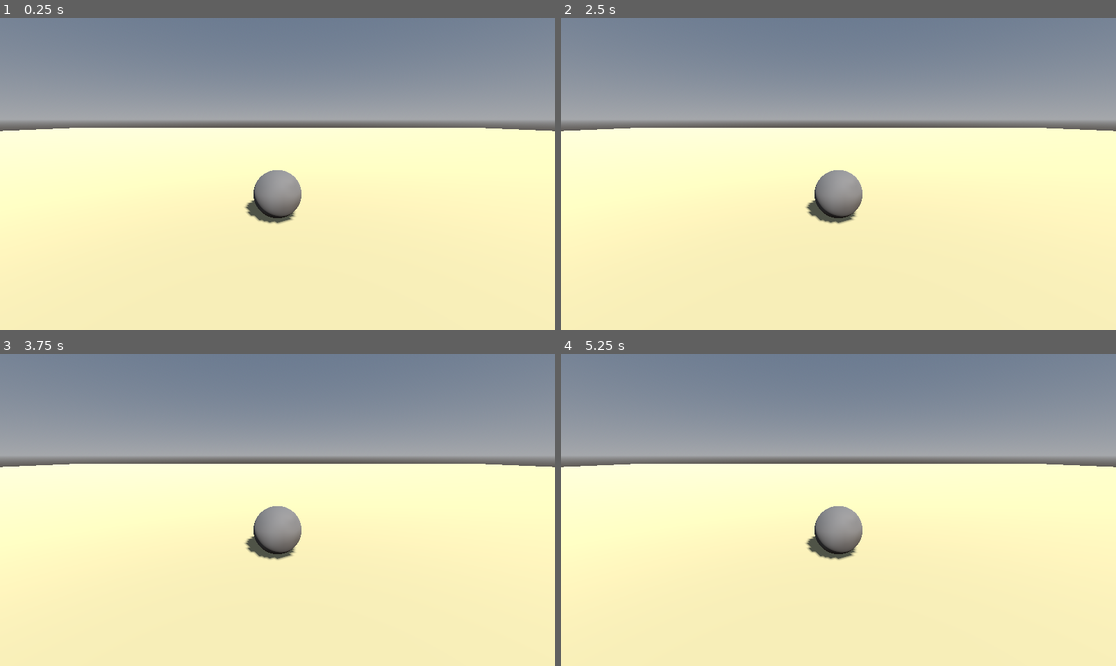
Above: before the commit, frames 1-4 (two rows, left to right).
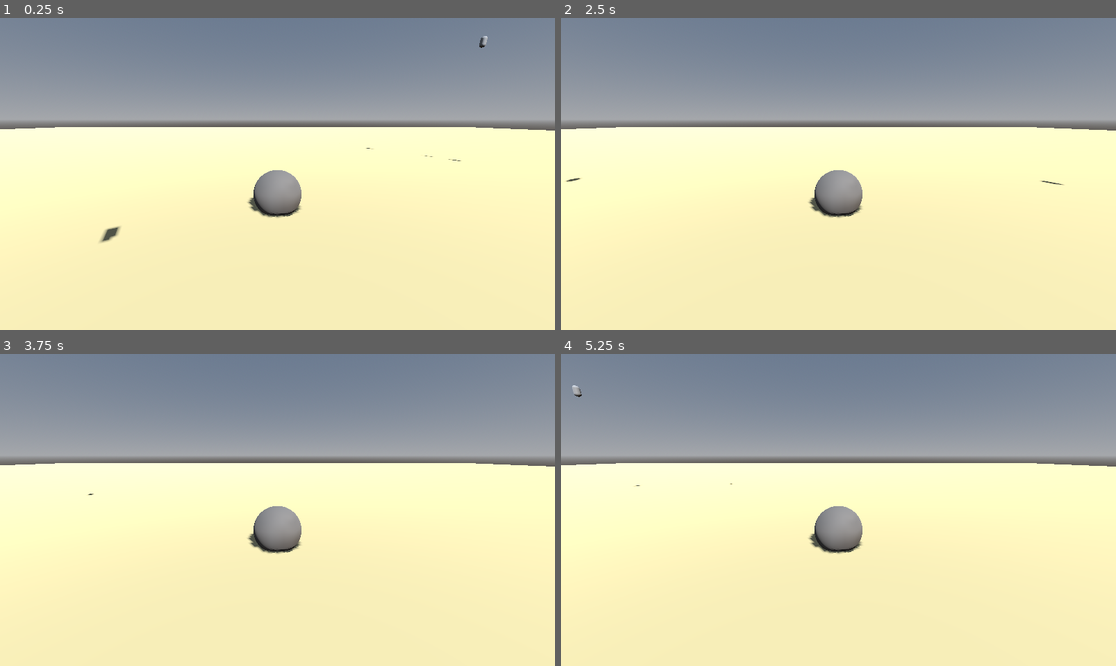
Above: after the commit, the same moments.

Repository: olszewskv/rock-on-beach
Game: Godot game, scene res://world.tscn
Two runs of this game, one before a commit and one after it. Both use one fixed random seed, a clock stepped at 60 frames per second and the inputs below.
Inputs:
- Up to frame 1 (0.25 s): no input
- Up to frame 2 (2.5 s): tap Enter at 2 s
- Up to frame 3 (3.75 s): no input
- Up to frame 4 (5.25 s): tap Space at 4.25 s

The runs differ from the first frame. In frame 1, 0.7% of the frame differs, in the area x 0-100%, y 5-73%; in frame 2, 0.6%; in frame 3, 0.5%; in frame 4, 0.6%.

Commit message:
Birds Flying Over the Beach

Diff:
--- /dev/null
+++ b/new-game-project/bird.gd
@@ -0,0 +1,21 @@
+extends Node3D
+
+# flight parameters
+@export var radius: float = 8.0
+@export var height: float = 5.0
+@export var speed: float = 0.5
+
+@export var angle: float = 0.0
+
+# Called when the node enters the scene tree for the first time.
+func _ready() -> void:
+	angle = randf() * TAU
+	# Tau = 2*PI = full circle
+
+
+# Called every frame. 'delta' is the elapsed time since the previous frame.
+func _process(delta):
+	angle += speed * delta
+	position.x = cos(angle) * radius
+	position.z = sin(angle) * radius
+	position.y = height
--- /dev/null
+++ b/new-game-project/bird.tscn
@@ -0,0 +1,13 @@
+[gd_scene format=3 uid="uid://dxjh4c8f6sey7"]
+
+[ext_resource type="Script" uid="uid://c5ktrp0ufig2h" path="res://bird.gd" id="1_g5k2s"]
+
+[sub_resource type="CapsuleMesh" id="CapsuleMesh_fj7yv"]
+radius = 0.1
+height = 0.4
+
+[node name="Bird" type="Node3D" unique_id=1599634939]
+script = ExtResource("1_g5k2s")
+
+[node name="MeshInstance3D" type="MeshInstance3D" parent="." unique_id=1012657224]
+mesh = SubResource("CapsuleMesh_fj7yv")
--- /dev/null
+++ b/new-game-project/world.gd
@@ -0,0 +1,16 @@
+extends Node3D
+
+@export var bird_count: int = 6
+
+var bird_scene = preload("res://bird.tscn")
+
+# Called when the node enters the scene tree for the first time.
+func _ready() -> void:
+	for i in bird_count:
+		var bird = bird_scene.instantiate()
+
+		bird.radius = randf_range(6.0, 12.0)
+		bird.height = randf_range(4.0, 8.0)
+		bird.speed = randf_range(0.3, 0.7)
+
+		add_child(bird)
--- a/new-game-project/world.tscn
+++ b/new-game-project/world.tscn
@@ -1,4 +1,6 @@
 [gd_scene format=3 uid="uid://ckavqb25bdaul"]
+
+[ext_resource type="Script" uid="uid://c5nekpnap6axu" path="res://world.gd" id="1_fj7yv"]
 
 [sub_resource type="ProceduralSkyMaterial" id="ProceduralSkyMaterial_gv5m4"]
 
@@ -26,6 +28,7 @@
 roughness = 0.8
 
 [node name="World" type="Node3D" unique_id=839943923]
+script = ExtResource("1_fj7yv")
 
 [node name="DirectionalLight3D" type="DirectionalLight3D" parent="." unique_id=886689225]
 transform = Transform3D(0.8660254, -0.35355338, 0.35355338, 0, 0.70710677, 0.70710677, -0.5, -0.6123724, 0.6123724, 0, 0, 0)
@@ -35,6 +38,7 @@
 environment = SubResource("Environment_fj7yv")
 
 [node name="Terrain" type="MeshInstance3D" parent="." unique_id=1679490079]
+transform = Transform3D(0.9999999, 0.00036451785, -0.0003435031, -0.0003643998, 0.9999999, 0.00037941991, 0.00034362837, -0.00037930647, 0.9999999, -2.4370599, 0.19876003, 0.7986841)
 mesh = SubResource("PlaneMesh_tlwt5")
 surface_material_override/0 = SubResource("StandardMaterial3D_gv5m4")
 
Not shown, added: new-game-project/bird.gd.uid
Not shown, added: new-game-project/world.gd.uid
